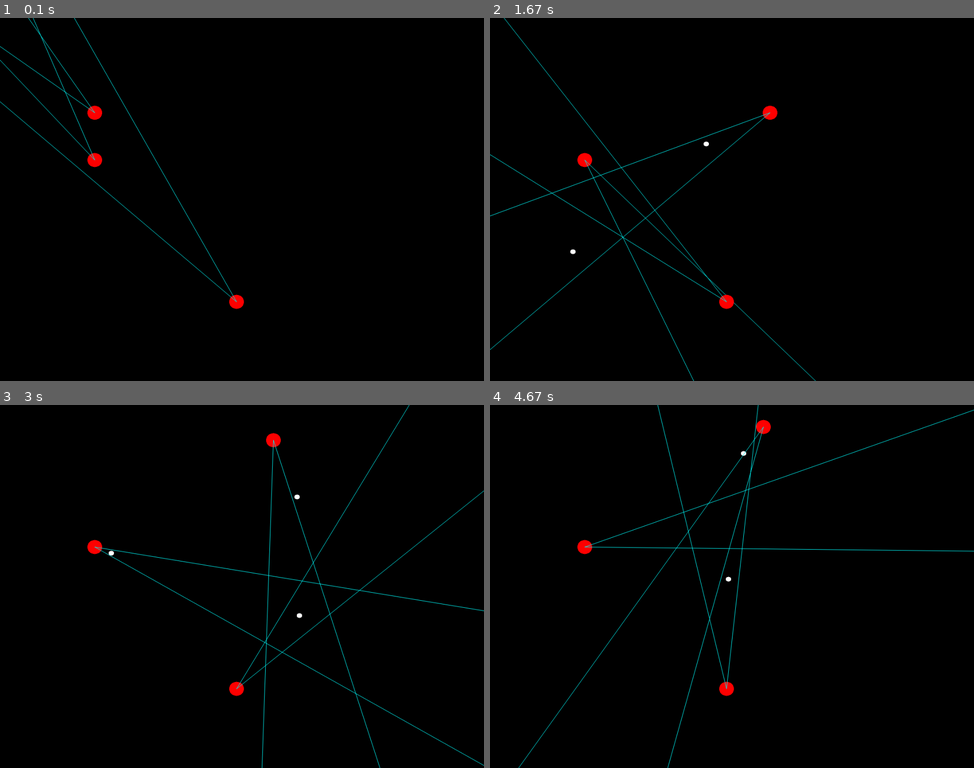
Above: before the commit, frames 1-4 (two rows, left to right).
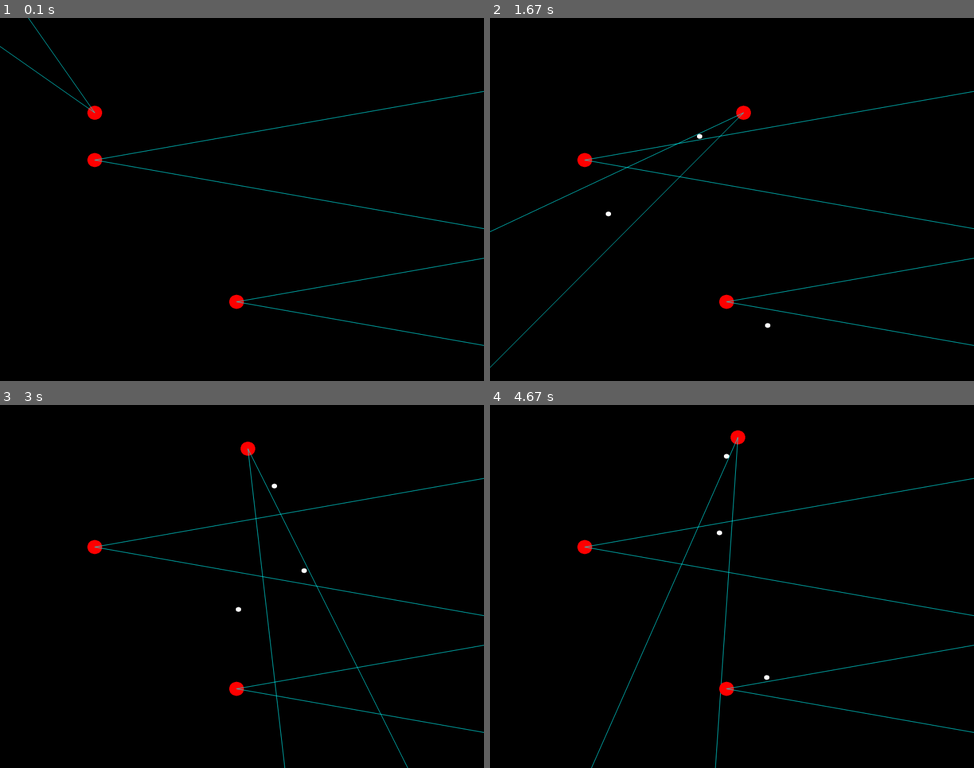
Above: after the commit, the same moments.

Repository: sattfatt/Simple-AI
Game: pygame game, started from pygame1/test.py
Same seed, same stepped clock (60 frames per second), same inputs: the game is played once before the commit and once after it.
Inputs (mouse positions are in pixels of both pictures, inside the frame that each line leads up to):
- Up to frame 1 (0.1 s): no input
- Up to frame 2 (1.67 s): hold Space 0.33-0.8 s; hold D 0.33-0.8 s; move the mouse to (712, 214) at 0.37 s; tap Space at 0.83, 1.23, 1.53 s; hold D 1.17-1.63 s; move the mouse to (615, 203) at 1.2 s
- Up to frame 3 (3 s): hold W 1.67-1.97 s; move the mouse to (91, 532) at 1.7 s; tap Space at 1.73, 2.07, 2.37, 2.57, 2.87 s; hold D 2-2.47 s; move the mouse to (314, 459) at 2.03 s; hold A from 2.5 s (still down); move the mouse to (300, 619) at 2.53 s
- Up to frame 4 (4.67 s): release A at 3.03 s; hold S 3.07-3.37 s; move the mouse to (741, 463) at 3.1 s; tap Space at 3.13, 3.47, 3.77, 3.9, 4.3, 4.6 s; hold A 3.4-3.8 s; move the mouse to (557, 575) at 3.43 s; hold W 3.83-4.2 s; move the mouse to (736, 622) at 3.87 s; hold D from 4.23 s (still down); move the mouse to (717, 524) at 4.27 s

The runs differ from the first frame. In frame 1, 1.3% of the frame differs, in the area x 0-100%, y 0-91%; in frame 2, 2.4%; in frame 3, 2.7%; in frame 4, 2.8%, in the area x 5-100%, y 0-100%.

Commit message:
added control frame and framework for NNGA also some quality of life changes

Diff:
--- a/pygame1/test.py
+++ b/pygame1/test.py
@@ -12,9 +12,9 @@
 
 pygame.init()
 
-DISPLAYSURF = pygame.display.set_mode((MAXDISPX,MAXDISPY), 0, 32)
-
-DISPLAYRECT = pygame.Rect(0,0,MAXDISPX,MAXDISPY)
+DISPLAYSURF = pygame.display.set_mode((MAXDISPX, MAXDISPY), 0, 32)
+
+DISPLAYRECT = pygame.Rect(0, 0, MAXDISPX, MAXDISPY)
 
 pygame.display.set_caption('Animation')
 
@@ -25,24 +25,24 @@
 #     events    #
 # ------------- #
 
-MOVELEFT  = 97
+MOVELEFT = 97
 MOVERIGHT = 100
-MOVEUP    = 119
-MOVEDOWN  = 115
+MOVEUP = 119
+MOVEDOWN = 115
 MAXHEALTH = 100
-MOVESPEED = 7
-PROJVEL   = 15
+MOVESPEED = 6
+PROJVEL = 10
 
 # ------------- #
 #     colors    #
 # ------------- #
 
-BLACK = (  0,   0,   0)
+BLACK = (0, 0, 0)
 WHITE = (255, 255, 255)
-RED   = (255,   0,   0)
-GREEN = (  0, 255,   0)
-BLUE  = (  0,   0, 255)
-CYAN  = (  0, 255, 255)
+RED = (255, 0, 0)
+GREEN = (0, 255, 0)
+BLUE = (0, 0, 255)
+CYAN = (0, 255, 255)
 
 # ------------- #
 #    surface    #
@@ -50,17 +50,17 @@
 
 DISPLAYSURF.fill(BLACK)
 
+
 # ------------- #
 #   Classes     #
 # ------------- #
 
 
 class Entity:
-
     def __init__(self, pos, dir, size, color, surf, owner):
         self.health = MAXHEALTH
 
-        self.prevpos = (0,0)
+        self.prevpos = (0, 0)
 
         self.hit = False
 
@@ -72,7 +72,7 @@
 
         self.owner = owner
 
-        self.pov = 0
+        self.pov = math.radians(20)
 
         self.pos = np.asarray(pos)
 
@@ -88,13 +88,12 @@
 
         self.speedMag = PROJVEL
 
-        self.speed = (float(self.speedMag*math.cos(self.dir)),
-                      float(self.speedMag*math.sin(self.dir)))
+        self.speed = (float(self.speedMag * math.cos(self.dir)),
+                      float(self.speedMag * math.sin(self.dir)))
 
         self.hitbox = pygame.Rect(self.pos[0] - size, self.pos[1] - size, size, size)
 
         self.drawhitboxflag = False
-
 
     def draw(self):
         pygame.gfxdraw.filled_circle(self.SURFACE,
@@ -113,11 +112,7 @@
 
         if DISPLAYRECT.collidepoint(pos[0], pos[1]):
             self.pos = pos
-        #pygame.gfxdraw.filled_circle(self.SURFACE, pos[0], pos[1], self.size, self.color)
-
-
-
-
+            # pygame.gfxdraw.filled_circle(self.SURFACE, pos[0], pos[1], self.size, self.color)
 
     def updateProjectile(self):
         self.pos = (self.pos + self.speed)
@@ -125,13 +120,13 @@
     def getCursorAngle(self):
         mousepos = np.array(pygame.mouse.get_pos())
         heading = mousepos - self.pos
-        #print heading
+        # print heading
         return math.atan2(heading[1], heading[0])
 
-    def drawWedge(self, pov):
+    def drawWedge(self):
         # creates wedge with variable pov
-        self.pov = pov
-        self.dir = self.getCursorAngle()
+
+        # self.dir = self.getCursorAngle()
         endpointupper = (self.wedgeMag * math.cos(self.pov / 2 + self.dir) + self.pos[0],
                          self.wedgeMag * math.sin(self.pov / 2 + self.dir) + self.pos[1])
         endpointlower = (self.wedgeMag * math.cos(-(self.pov / 2) + self.dir) + self.pos[0],
@@ -140,20 +135,42 @@
         pygame.draw.aaline(DISPLAYSURF, CYAN, self.pos, (endpointlower[0], endpointlower[1]))
 
     def updateHitbox(self):
-        self.hitbox = pygame.Rect(self.pos[0] - self.size, self.pos[1] - self.size, self.size*2, self.size*2)
+        self.hitbox = pygame.Rect(self.pos[0] - self.size, self.pos[1] - self.size, self.size * 2, self.size * 2)
 
     def drawHitbox(self):
         pygame.draw.rect(DISPLAYSURF, GREEN, self.hitbox, 2)
 
     def collisionDetection(self, entity):
+        '''indicates whether the projectile hit and should be deleted. Also modifies the health of target'''
+
         if self.hitbox.colliderect(entity.hitbox) and self.owner != entity.owner:
             entity.collisioncount += 1
             entity.health -= 10
-            print(entity.owner + ' was hit by ' + self.owner + ' ' + str(entity.collisioncount) + ' time(s).' + ' Health: ' + str(entity.health))
-
+            print(entity.owner + ' was hit by ' + self.owner + ' ' + str(
+                entity.collisioncount) + ' time(s).' + ' Health: ' + str(entity.health))
             self.hit = True
 
-
+    def inWedge(self, projectile):
+        '''returns  projectile owner in the FOV.
+        just check the argument of the projectile relative to the self'''
+
+        relativepos = projectile.pos - self.pos
+        argument = math.atan2(relativepos[1], relativepos[0])
+        if self.dir + self.pov / 2 >= argument >= self.dir - self.pov / 2 and projectile.owner != self.owner:
+            return projectile.owner
+
+    def control(self, controlframe):
+        ''' Based on the control frame input, the entity will be moved and/or rotated '''
+        self.pos += controlframe.deltaDirection
+        self.dir += controlframe.deltaHeading
+
+
+class ControlFrame:
+    def __init__(self, id):
+        self.deltaHeading = 0
+        self.deltaDirection = (0, 0)
+        self.fire = False
+        self.id = id
 
 
 def removeCondition(entity):
@@ -162,13 +179,26 @@
     else:
         return True
 
+
+class NNGA(ControlFrame):
+    ''' NN with weights chosen by GA'''
+    def __init__(self, owner):
+        ControlFrame.__init__(self, owner)
+        pass
+
+    def updateWeights(self, results, ):
+        pass
+
+
+
+
 # ------------- #
 #      main     #
 # ------------- #
 
-bob = Entity((200,200), 0, 15, RED, DISPLAYSURF, 'bob')
-joe = Entity((200,300), 0, 15, RED, DISPLAYSURF, 'joe')
-dan = Entity((500,600), 0, 15, RED, DISPLAYSURF, 'dan')
+bob = Entity((200, 200), 0, 15, RED, DISPLAYSURF, 'bob')
+joe = Entity((200, 300), 0, 15, RED, DISPLAYSURF, 'joe')
+dan = Entity((500, 600), 0, 15, RED, DISPLAYSURF, 'dan')
 
 projectiles = []
 
@@ -183,24 +213,24 @@
 
     # movement
     keys = pygame.key.get_pressed()
-    if keys[K_a]  :
+    if keys[K_a]:
         prevkey = MOVELEFT
-        #print('left event')
+        # print('left event')
         entities[0].updatePos(np.array([-MOVESPEED, 0]))
     if keys[K_d]:
         prevkey = MOVERIGHT
-        #print('right event')
+        # print('right event')
         entities[0].updatePos(np.array([MOVESPEED, 0]))
     if keys[K_w]:
         prevkey = MOVEUP
-        #print('up event')
+        # print('up event')
         entities[0].updatePos(np.array([0, -MOVESPEED]))
     if keys[K_s]:
         prevkey = MOVEDOWN
-        #print('down event')
+        # print('down event')
         entities[0].updatePos(np.array([0, MOVESPEED]))
-    #if keys[K_s] and keys[K_d]:
-     #   bob.updatePos(np.array([MOVESPEED, MOVESPEED]))
+        # if keys[K_s] and keys[K_d]:
+        #   bob.updatePos(np.array([MOVESPEED, MOVESPEED]))
 
     # event handling
     for event in pygame.event.get():
@@ -212,34 +242,38 @@
         if event.type == KEYDOWN:
             if event.key == K_SPACE:
                 angle = entities[0].getCursorAngle()
-                #print angle
-                projectiles.append(Entity((entities[0].pos[0], entities[0].pos[1]), angle, 5, WHITE, DISPLAYSURF, entities[0].owner))
+                # print angle
+                projectiles.append(
+                    Entity((entities[0].pos[0], entities[0].pos[1]), angle, 5, WHITE, DISPLAYSURF, entities[0].owner))
 
     # projectile handling
     if projectiles:
-        #print('Projectile(s) Present!')
+        # print('Projectile(s) Present!')
 
         for proj in projectiles:
 
             proj.updateProjectile()
 
             proj.draw()
-            #print(proj.pos)
+            # print(proj.pos)
             for entity in entities:
                 proj.collisionDetection(entity)
-            #projectiles[:] = [x for x in projectiles if not bob.collisionDetection(proj)]
-
+                temp = entity.inWedge(proj)
+                if temp:
+                    print(temp + '\'s projectile is in ' + entity.owner + '\'s FOV')
+                    # projectiles[:] = [x for x in projectiles if not bob.collisionDetection(proj)]
 
         # remove projectile from list if remove condition is met.
         projectiles[:] = [x for x in projectiles if removeCondition(x)]
 
     # entity handling
+    entities[0].dir = entities[0].getCursorAngle()
     if entities:
         for entity in entities:
             entity.draw()
-            entity.drawWedge(math.radians(20))
+            entity.drawWedge()
         entities[:] = [x for x in entities if not x.health == 0]
-    #bob.drawWedge(math.radians(20))
+    # bob.drawWedge(math.radians(20))
 
     pygame.display.update()
     fpsClock.tick(FPS)
